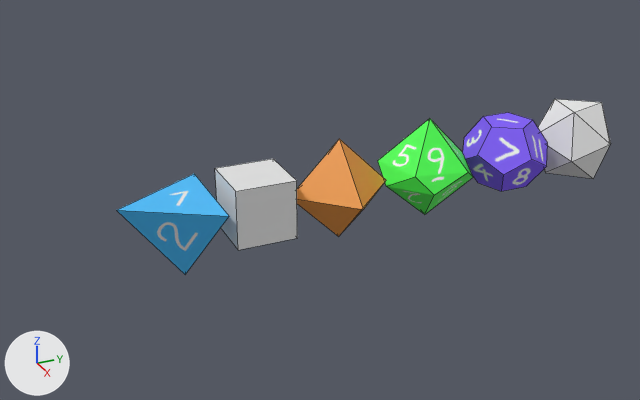
The Blender file models/dice.blend as it was, and as the next commit left it.
Both versions are drawn from a camera (50 mm lens) standing at (6.85, -3.28, 3.35) and looking at (-0.11, -0.14, -0.14). Every picture has the same lights, and +X, +Y and +Z are marked at lower left. Mesh edges are drawn as thin lines.

Names of what the first picture shows: 'd10', 'd12', 'd20', 'd4', 'd6', 'd8'.
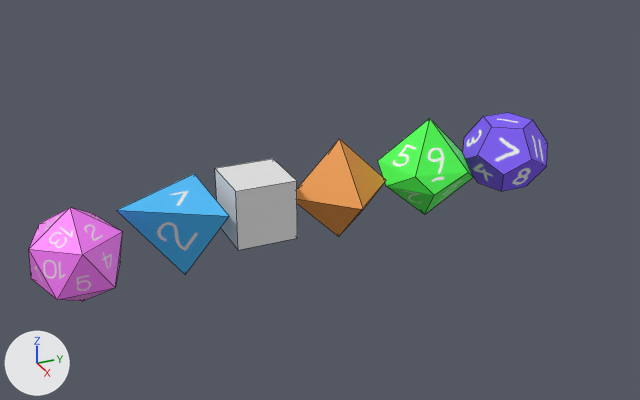
Scene script edits in JSON lines:
```json
{"op": "add", "block": "img_d20texture", "code": ["img_d20texture = load_image('d20texture', 'd20texture.png', 1024, 1024, 'sRGB')"]}
{"op": "add", "block": "mat_d20texture", "code": ["mat_d20texture = principled_material('d20texture')", "mat_d20texture.texture = img_d20texture"]}
{"block": "me_cube_007", "where": "# used by ob_d20; location = (-0.011, 2.718, 0.073); scale = (0.5, 0.5, 0.5)"}
{"op": "remove", "block": "me_cube_007", "code": "me_cube_007.from_pydata(...)  # 12 vertices, 20 faces; spans x -0.82..0.8, y -0.88..0.84, z -0.73..0.78"}
{"op": "remove", "block": "me_cube_007", "code": "me_cube_007.materials.append(mat_material_001)  # white #e7e7e7"}
{"op": "add", "block": "me_cube_007", "code": "me_cube_007.from_pydata(...)  # 12 vertices, 20 faces; spans x -0.4..0.4, y -0.38..0.38, z -0.45..0.45"}
{"block": "me_cube_007", "change": "me_cube_007 part 1: the whole mesh is rebuilt"}
{"op": "add", "block": "me_cube_007", "code": "me_cube_007.materials.append(mat_d20texture)  # picture img_d20texture"}
{"op": "set", "path": "ob_d20.scale", "old": "(0.5, 0.5, 0.5)", "new": "(1.0, 1.0, 1.0)"}
{"op": "set", "path": "ob_d20.location", "old": "(-0.011, 2.718, 0.073)", "new": "(-0.001, -2.436, -0.171)"}
```

Where the change shows, as pixel boxes (x1, y1, x2, y2) in the pictures (640 x 400 px):
```json
{"object": "d20", "change": "reshaped, moved, rescaled", "before": [538, 99, 611, 179], "after": [29, 207, 122, 301], "on screen": "27% wider, 17% taller"}
```
